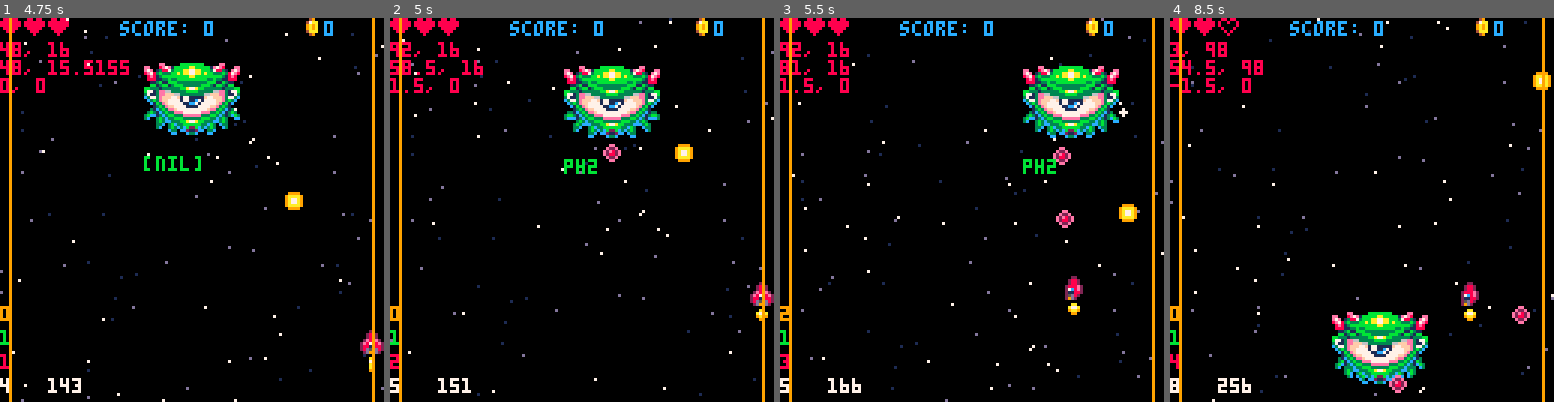
Above: before the commit, frames 1-4 (left to right).
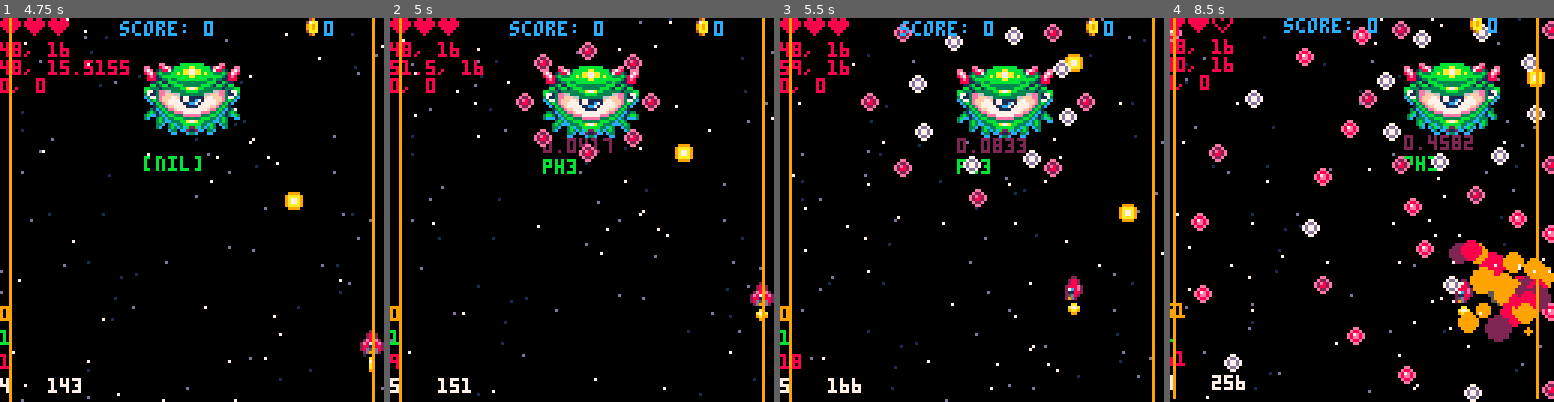
Above: after the commit, the same moments.

Repository: sirchras/p8-shmup
Game: PICO-8 cartridge shmup.p8
Same seed, same stepped clock (60 frames per second), same inputs: the game is played once before the commit and once after it.
Inputs:
- Up to frame 1 (4.75 s): tap X (X key) at 0.33, 1.07, 1.85, 2.97, 4.08 s; tap O (Z key) at 0.7, 1.7, 2.1, 2.5, 2.9, 3.3, 3.7, 4.1, 4.5 s; hold Right 1.6-2.1 s; hold Up 2.15-2.42 s; hold Right 2.47-3.03 s; hold Left 3.08-3.58 s; hold Down 3.63-3.97 s; hold Right 4.02-4.68 s; hold Up from 4.73 s (still down)
- Up to frame 2 (5 s): keep holding Up; tap O (Z key) at 4.9 s
- Up to frame 3 (5.5 s): release Up at 5.03 s; hold Left from 5.08 s (still down); tap X (X key) at 5.2 s; tap O (Z key) at 5.3 s
- Up to frame 4 (8.5 s): release Left at 5.68 s; tap O (Z key) every 0.4 s from 5.7 to 8.1 s; hold Down 5.73-6.03 s; hold Right 6.08-6.58 s; tap X (X key) at 6.32, 7.43 s; hold Right 6.63-7.13 s; hold Up 7.18-7.45 s; hold Right 7.5-8.07 s; hold Left from 8.12 s (still down)

Frame 1 is identical in both runs. In frame 2, 6.3% of the frame differs, in the area x 0-71%, y 6-92%; in frame 3, 9.9%; in frame 4, 23%, in the area x 0-100%, y 0-100%.

Commit message:
wip: add boss phase 3

Diff:
--- a/shmup.p8
+++ b/shmup.p8
@@ -1244,6 +1244,7 @@
 	spy=2, --sprite height
 	s=0.5,
 	angof=0,
+	anginc=0.02,
 }
 function bb:atk()
 	if self.y<110 then
@@ -1254,10 +1255,10 @@
 	enemy.atk(self)
 end
 function bb:fire()
-	local ang=self.angof
+	local ang=self.angof or 0
 	--fire spread
 	firespread(self,self.b,8,ang,1)
-	ang+=0.02
+	ang+=self.anginc or 0.02
 	self.angof=ang%1
 	--sfx
 	sfx(29)
@@ -1277,6 +1278,7 @@
 	s=1.5, --default mv speed
 	pht=0, --phase timer
 	p2i=1, --phase 2 index
+	anginc=1/24,
 	fsfx=34, --fire sfx
 	--debug
 	ph=nil,
@@ -1290,6 +1292,7 @@
 	print(self.x..", "..self.y,0,14,8)
 	print(self.ddx..", "..self.ddy,0,20,8)
 	print(self.ph,self.x,self.y+self:h()+7,11)
+	if (self.angof) print(self.angof,self.x,self.y+self:h(),2)
 	--
 end
 function boss:flash()
@@ -1306,7 +1309,8 @@
 		self.y=self.ty
 		self.x=self.tx
 --		self.act=self.phase1
-		self.act=self.phase2
+--		self.act=self.phase2
+		self.act=self.phase3
 		self.pht=frame()+240 --8 sec
 		return
 	end
@@ -1317,11 +1321,7 @@
 	self.ph="ph1"
 	--
 	--movement
-	local dx=self.dx
-	if (not dx) dx=rnd({-self.s,self.s})
-	if (self.x<=3 or self.x+self:w()>=124) dx=-dx
-	self:move(dx,0)
-	self.dx=dx
+	self:pace()
 	--shooting
 	local fr=frame()
 	if fr%30>4 then
@@ -1336,24 +1336,24 @@
 	self.ph="ph2"
 	--
 	--movement
-	local spd=1.5
+	local spd=self.s
 	local i=self.p2i
 	local targets={
 		{92,16},{92,98},{3,98},
-		{3,16},{48,16}
+		{3,16}
 	}
 	local tx,ty=unpack(targets[i])
-	self.tx=tx
-	self.ty=ty
 	local dx=mid(-spd,tx-self.x,spd)
 	local dy=mid(-spd,ty-self.y,spd)
-	self.ddx=dx
-	self.ddy=dy
+	self.dx=dx
 	if abs(self.x-tx)<0.5 and
 	   abs(self.y-ty)<0.5 then
 		self.x=tx
 		self.y=ty
 		self.p2i=(i%#targets)+1
+		if self.p2i==1 then
+			self.pht=frame()+30
+		end
 		return
 	end
 	self:move(dx,dy)
@@ -1363,8 +1363,15 @@
 	self:checkphasetrans(self.phase3)
 end
 function boss:phase3()
-	--todo
+	--debug
 	self.ph="ph3"
+	--
+	--movement
+	self:pace(0.5)
+	--shooting
+--	self.anginc=sgn(self.dx)/24
+	if (frame()%10==0) bb.fire(self)
+	--transition
 	self:checkphasetrans(self.phase4)
 end
 function boss:phase4()
@@ -1377,6 +1384,15 @@
 		self.act=nextphase
 		self.pht=frame()+240 --8 sec
 	end
+end
+function boss:pace(spd)
+	local spd=spd or self.s
+	local dx=sgn(self.dx)*spd
+	if (not dx) dx=rnd({-spd,spd})
+	if (self.x<=3) dx=spd
+	if (self.x+self:w()>=124) dx=-spd
+	self:move(dx,0)
+	self.dx=dx
 end
 -->8
 --pickups & waves
